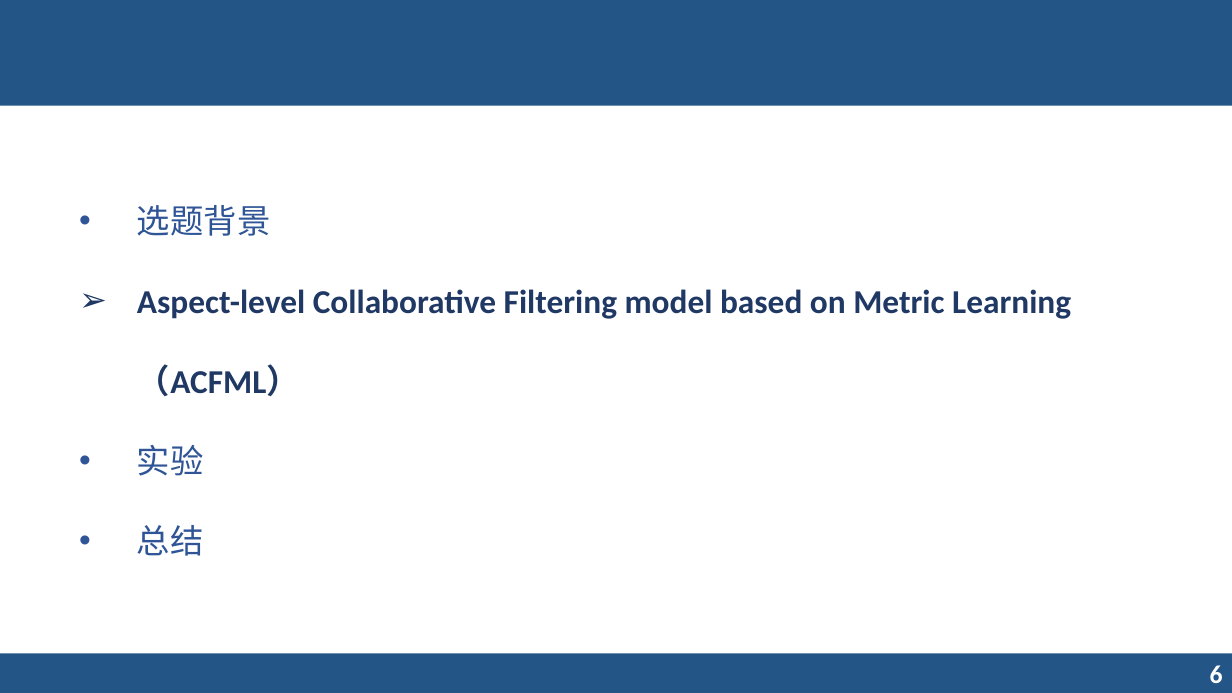
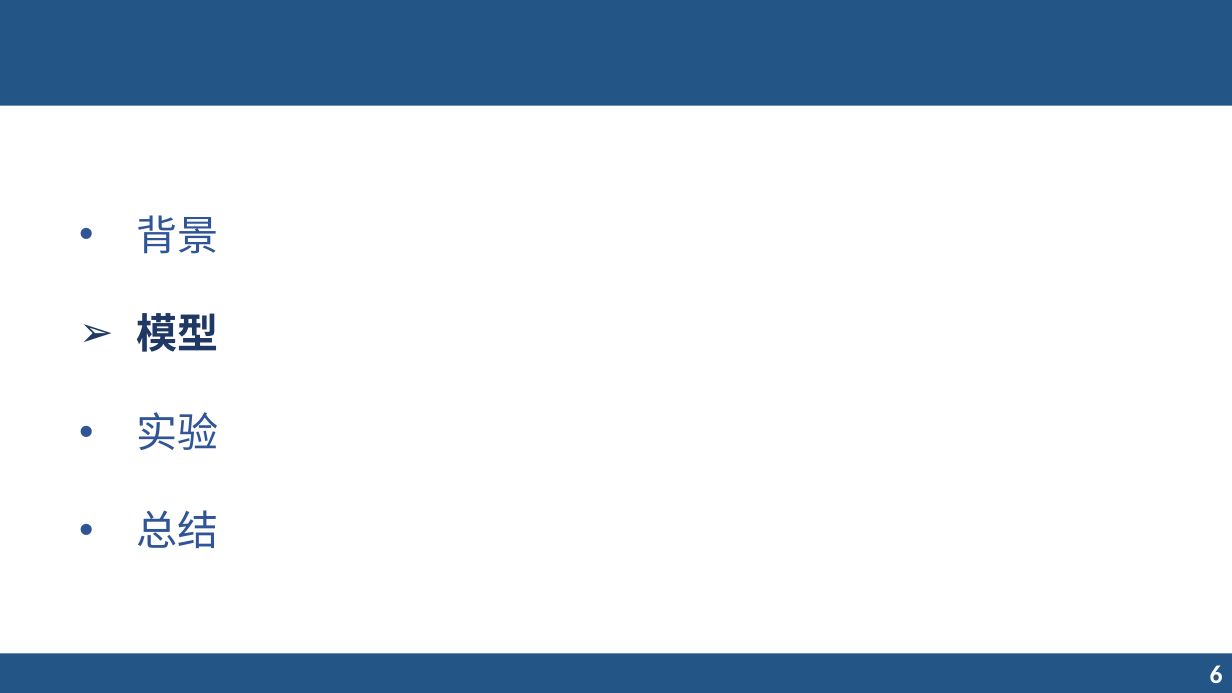
Before and after one commit to Vanrhyga/Data-Mining, a slide deck: slide 6 of ACFML/毕设/毕设答辩.pptx. Drawn at 1232x693 pixels with LibreOffice and Linux fonts; fonts in the diff are those of the drawing. Boxes give left, top, right and bottom in pixels: in the first picture for what was removed or moved away, otherwise in the second. Text is boxed around its words. In the diff, an @@ line names an element or a change of style, - is before the commit and + after.

```diff
--- a/ACFML/毕设/毕设答辩.pptx
+++ b/ACFML/毕设/毕设答辩.pptx
@@ text at <box>137,215,219,352</box>: text changed; size 26 to 32 pt; text colour #203864 to #2F5597; bold off @@
-• 选题背景
-➢ Aspect-level Collaborative Filtering model based on Metric Learning（ACFML）
+• 背景
+➢ 模型
@@ text at <box>137,412,219,549</box>: size 26 to 32 pt in "实验", "总结" @@
```
Also in this commit, not shown: 6 other slides changed, 4 other files.
